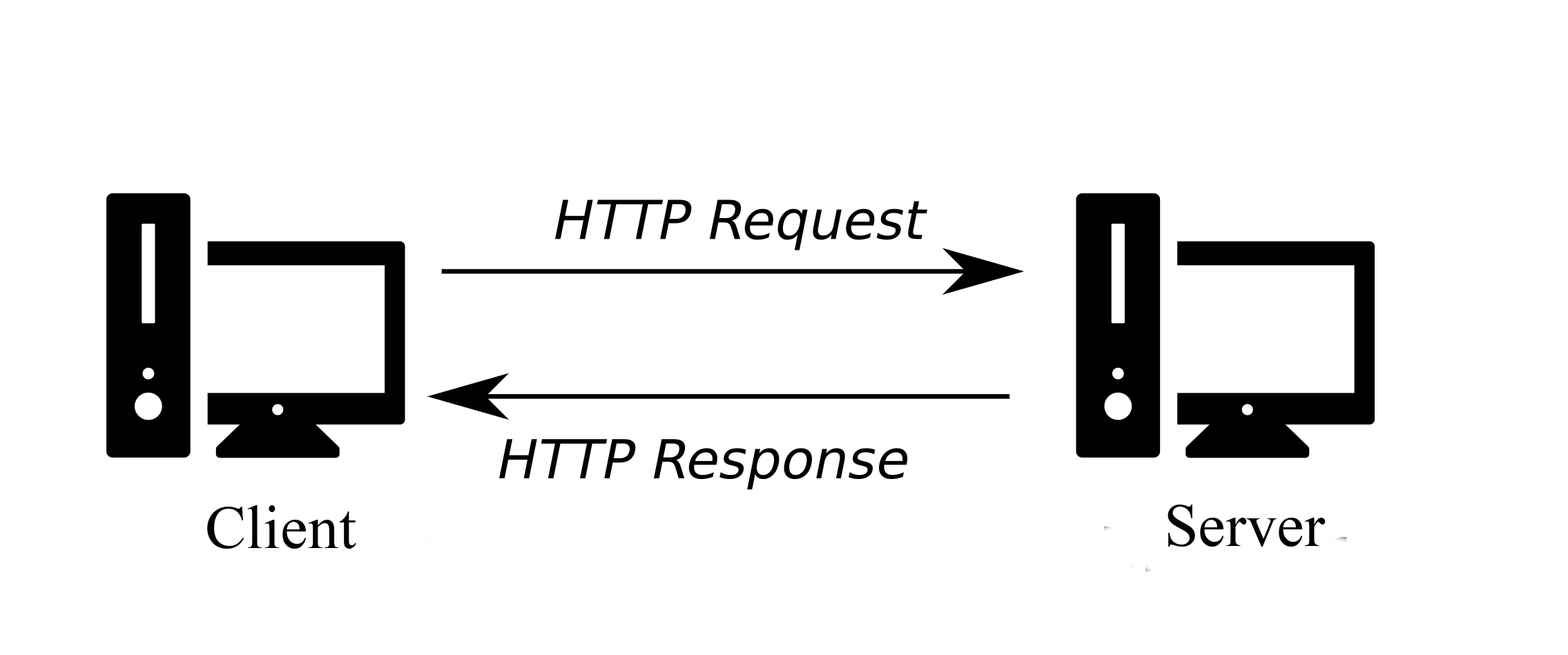
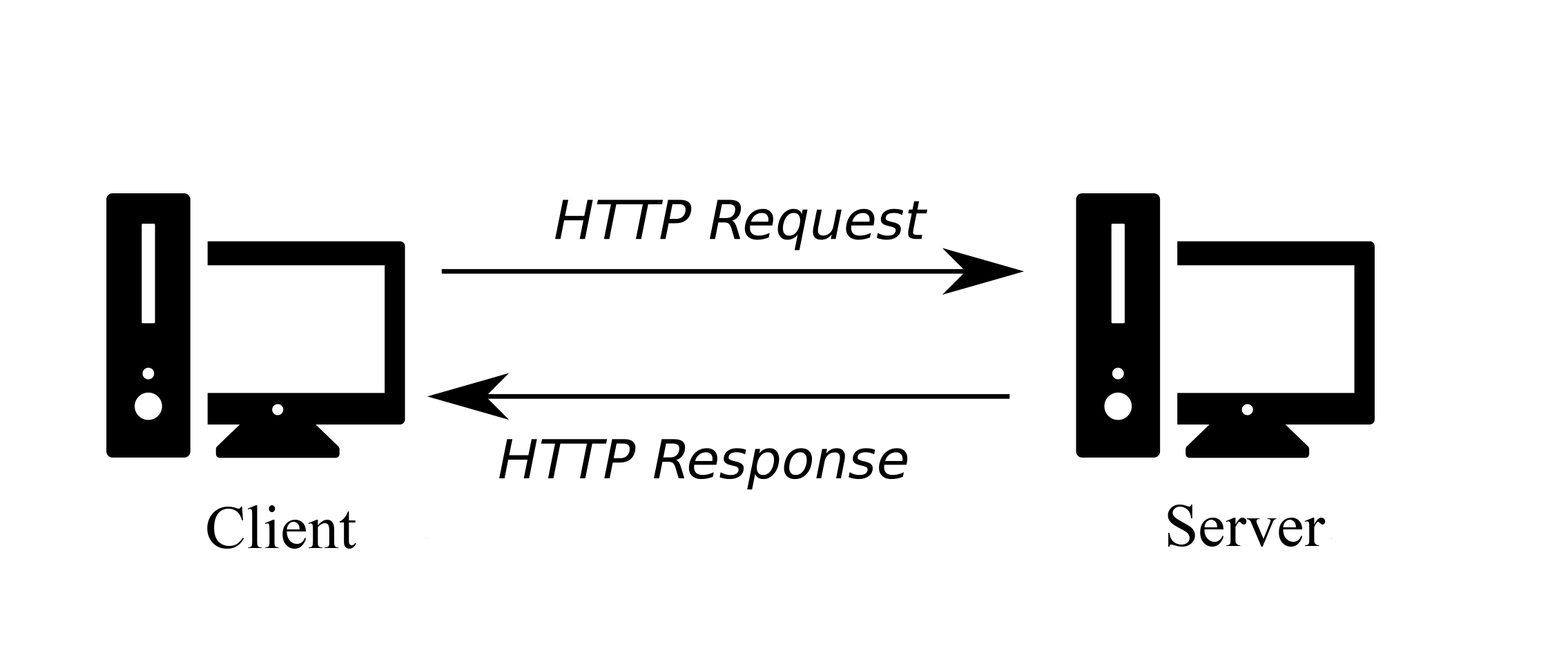
Layered file, before and after one edit (1568×655). Changes by layer:
painted on "web-server.png" over [1103,526,1348,572]
